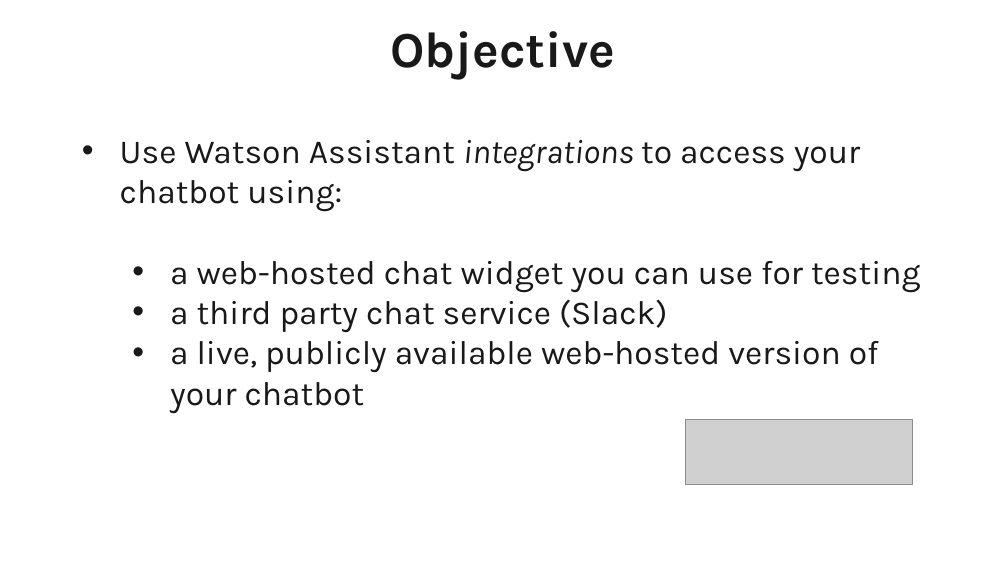
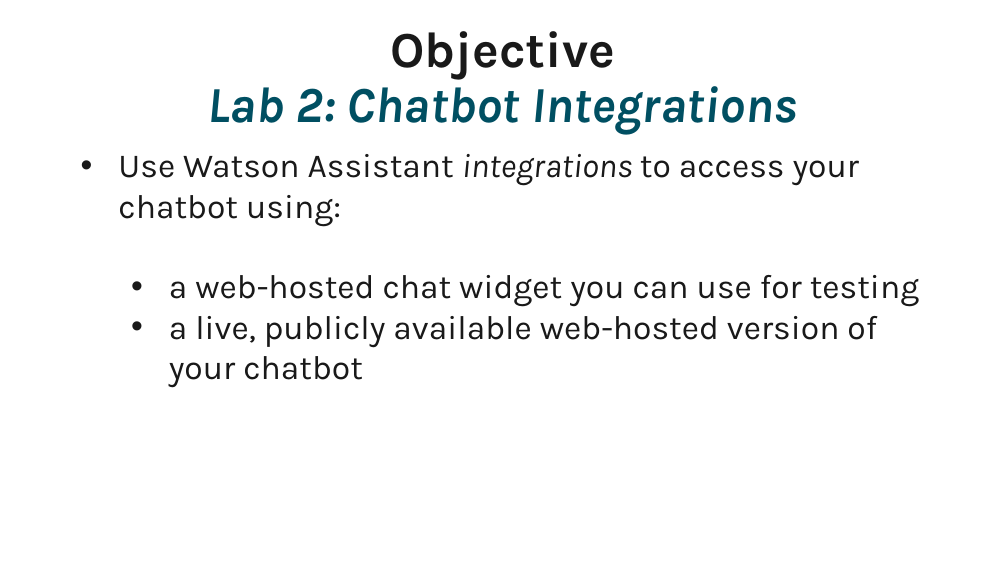
Before and after one commit to UNSW-MARK5826-BRAND-RECOMM-GOODONYOU/Watson-Assistant-Labs, a slide deck: slide 2 of 2-Integrations/Watson Assistant Lab 2 - Chatbot Integrations.pptx. Drawn at 1008x567 pixels with LibreOffice and Linux fonts; fonts in the diff are those of the drawing; grey boxes stand for pictures; background and template pictures are left out. Boxes give left, top, right and bottom in pixels: in the first picture for what was removed or moved away, otherwise in the second. Text is boxed around its words. In the diff, an @@ line names an element or a change of style, - is before the commit and + after.

```diff
--- a/2-Integrations/Watson Assistant Lab 2 - Chatbot Integrations.pptx
+++ b/2-Integrations/Watson Assistant Lab 2 - Chatbot Integrations.pptx
@@ text at bbox=[207, 76, 797, 134]: paragraph added @@
+Lab 2: Chatbot Integrations
@@ text "Use Watson Assistant integrations to ...": place and size @@
-text "Use Watson Assistant integrations to ..." at bbox=[120, 140, 920, 414]
+text "Use Watson Assistant integrations to ..." at bbox=[118, 154, 919, 388]
@@ text at bbox=[170, 299, 667, 333]: paragraph removed @@
-  • a third party chat service (Slack)
@@ picture removed at bbox=[685, 420, 913, 486] @@
```
Also in this commit, not shown: 2 other slides changed, 1 slide removed, 5 other files.
